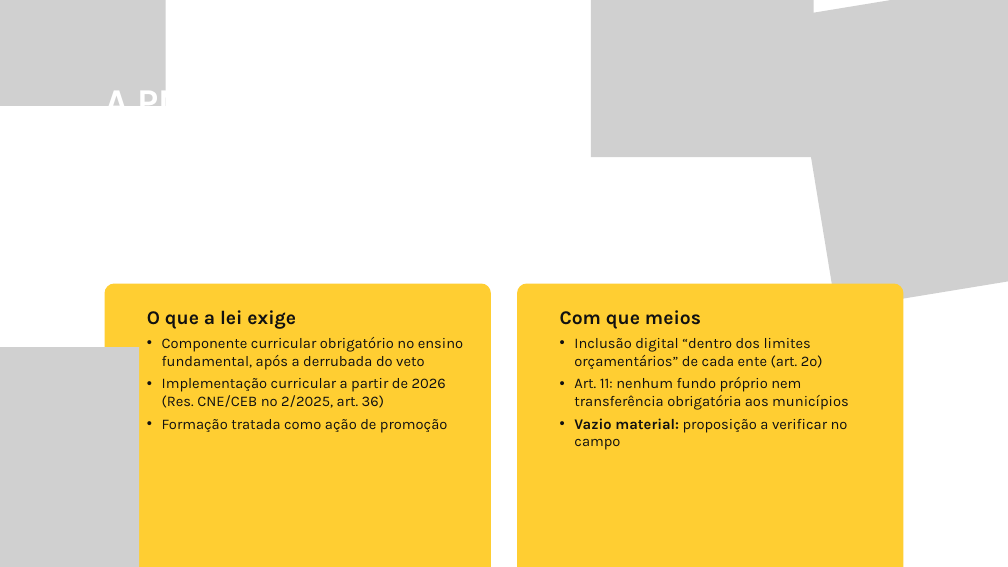
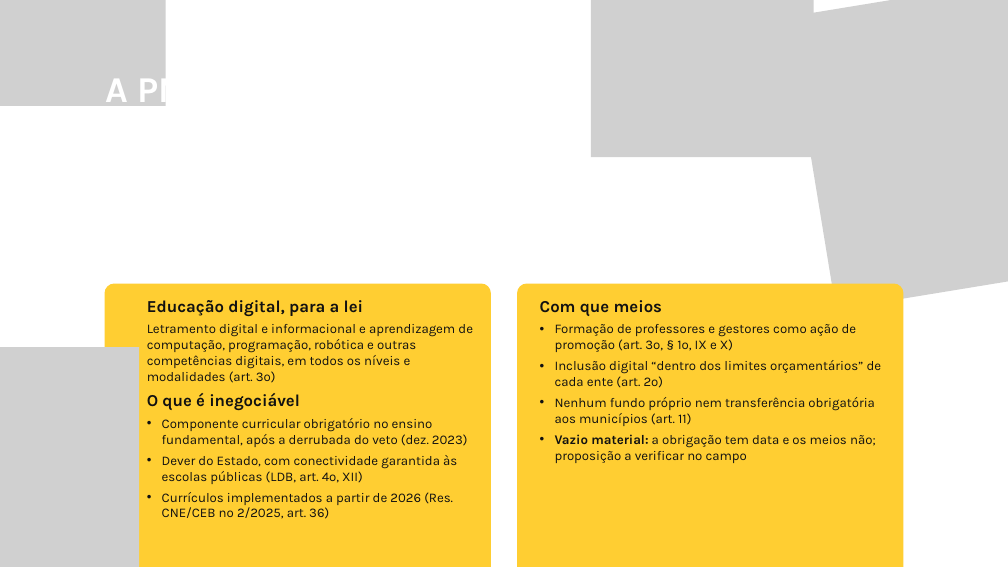
Before and after one commit to yzynya-beep/Tese, a slide deck: slide 21 of apresentacao_qualificacao/Qualificacao_PNED_Pipa.pptx. Drawn at 1008x567 pixels with LibreOffice and Linux fonts; fonts in the diff are those of the drawing; grey boxes stand for pictures; background and template pictures are left out. Boxes give left, top, right and bottom in pixels: in the first picture for what was removed or moved away, otherwise in the second. Text is boxed around its words. In the diff, an @@ line names an element or a change of style, - is before the commit and + after.

```diff
--- a/apresentacao_qualificacao/Qualificacao_PNED_Pipa.pptx
+++ b/apresentacao_qualificacao/Qualificacao_PNED_Pipa.pptx
@@ text "A PNED E O" rewrapped from (x1=105, y1=81, x2=230, y2=106) to (x1=105, y1=69, x2=230, y2=111) @@
@@ text "Com que meios" moved from (x1=560, y1=310, x2=849, y2=450) to (x1=540, y1=300, x2=882, y2=463) @@
@@ text at (x1=147, y1=300, x2=473, y2=519): text changed; size 21 to 18.9 pt @@
-O que a lei exige
-• Componente curricular obrigatório no ensino fundamental, após a derrubada do veto
-• Implementação curricular a partir de 2026 (Res. CNE/CEB nº 2/2025, art. 36)
-• Formação tratada como ação de promoção
+Educação digital, para a lei
+Letramento digital e informacional e aprendizagem de computação, programação, robótica e outras competências digitais, em todos os níveis e modalidades (art. 3º)
+O que é inegociável
+• Componente curricular obrigatório no ensino fundamental, após a derrubada do veto (dez. 2023)
+• Dever do Estado, com conectividade garantida às escolas públicas (LDB, art. 4º, XII)
+• Currículos implementados a partir de 2026 (Res. CNE/CEB nº 2/2025, art. 36)
@@ text at (x1=540, y1=300, x2=882, y2=388): size 27.6 to 23.9 pt in "Com que meios"; size 21 to 18.9 pt in "Inclusão digital “dentro dos limites orçamentários” de ..." @@
@@ text at (x1=555, y1=324, x2=857, y2=352): paragraph added @@
+• Formação de professores e gestores como ação de promoção (art. 3º, § 1º, IX e X)
@@ text at (x1=555, y1=434, x2=876, y2=463): text changed; size 21 to 18.9 pt @@
-• Art. 11: nenhum fundo próprio nem transferência obrigatória aos municípios
-• Vazio material: proposição a verificar no campo
+• Nenhum fundo próprio nem transferência obrigatória aos municípios (art. 11)
+• Vazio material: a obrigação tem data e os meios não; proposição a verificar no campo
```
Also in this commit, not shown: 1 other file.
